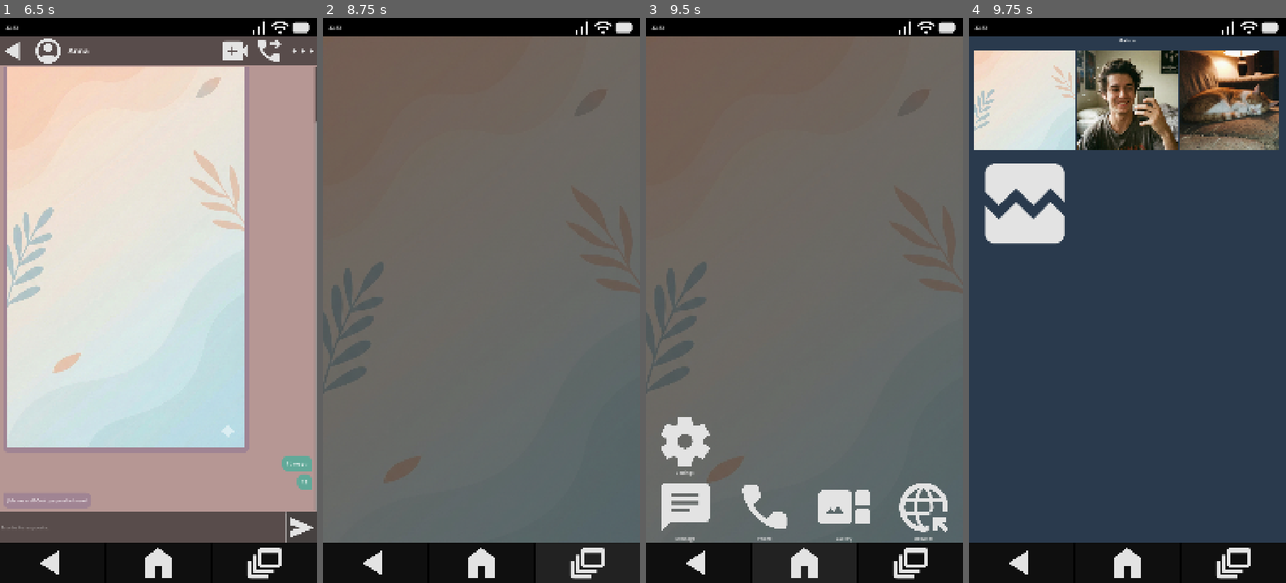
Above: before the commit, frames 1-4 (left to right).
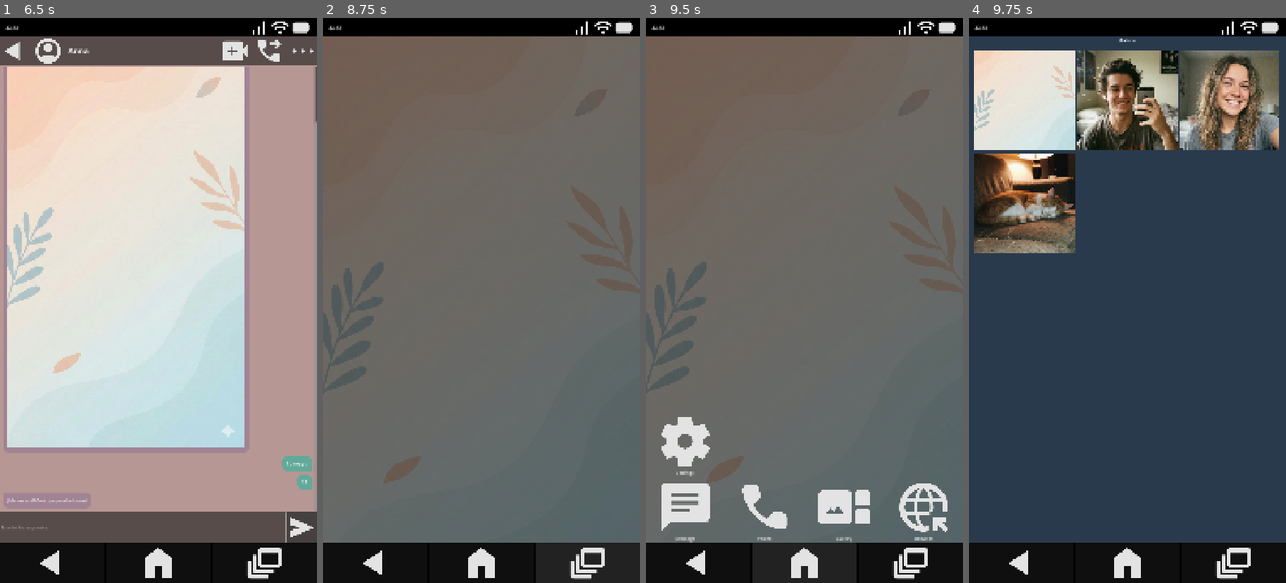
Above: after the commit, the same moments.

Repository: AlfredoCamarena/GD-Phone
Game: Godot game, scene res://_System/Main/main.tscn
Two runs of this game, one before a commit and one after it. Both use one fixed random seed, a clock stepped at 60 frames per second and the inputs below.
Inputs (mouse positions are in pixels of both pictures, inside the frame that each line leads up to):
- Up to frame 1 (6.5 s): click (53, 560) at 0.5 s; click "Message" at 1.25 s; click (158, 74) at 2 s; click (12, 85) at 2.75 s; click (12, 85) at 3.5 s; click "Sí, soy yo" at 4.25 s; click (142, 526) at 5.02 s; type "12" at 5.1 s; click (301, 526) at 5.75 s
- Up to frame 2 (8.75 s): click (481, 560) at 6.5 s; click "Phone" at 7.25 s; click (586, 560) at 8 s
- Up to frame 3 (9.5 s): click (804, 560) at 8.75 s
- Up to frame 4 (9.75 s): click "Gallery" at 9.5 s

Frames 1-3 are identical in both runs. In frame 4, 11% of the frame differs, in the area x 1-98%, y 5-42%.
Error in both runs: Cannot call method 'instantiate' on a null value. (res://_System/Main/main.gd:21)

Commit message:
Add PhotoData resource to hold image metadata

Diff:
--- a/Apps/2_Gallery/GalleryList/gallery_list.gd
+++ b/Apps/2_Gallery/GalleryList/gallery_list.gd
@@ -3,9 +3,9 @@
 
 const THUMBNAIL_SCENE = preload("uid://bco2f5tc6jwnu")
 
-signal requested_view_photo(photo: Texture2D)
+signal requested_view_photo(photo_data: PhotoData)
 
-@export var initial_photos: Array[Texture2D] = []
+@export var initial_photos: Array[PhotoData] = []
 
 @onready var margin_container: MarginContainer = %MarginContainer
 @onready var photo_grid: GridContainer = %PhotoGrid
@@ -18,13 +18,11 @@
 	var screen_width := get_parent_area_size().x
 	var margins_width :=  margin_container.get_theme_constant(&"margin_left") * 2
 	var grid_separation := photo_grid.get_theme_constant(&"h_separation") * (columns - 1)
-	var cell_size := (screen_width - margins_width - grid_separation) / columns
+	var cell_width := (screen_width - margins_width - grid_separation) / columns
 
-	for photo in initial_photos:
+	for photo_data in initial_photos:
 		var thumb := THUMBNAIL_SCENE.instantiate() as PhotoThumbnail
 		photo_grid.add_child(thumb)
-		thumb.setup(photo)
+		thumb.setup(photo_data, cell_width)
 		thumb.pressed.connect(func() -> void:
-			requested_view_photo.emit(photo))
-
-		thumb.custom_minimum_size = Vector2(cell_size, cell_size)
+			requested_view_photo.emit(photo_data))
--- a/Apps/2_Gallery/GalleryList/gallery_list.tscn
+++ b/Apps/2_Gallery/GalleryList/gallery_list.tscn
@@ -1,6 +1,10 @@
-[gd_scene load_steps=2 format=3 uid="uid://c5t7edwwhts5y"]
+[gd_scene load_steps=6 format=3 uid="uid://c5t7edwwhts5y"]
 
 [ext_resource type="Script" uid="uid://w5jld07cx73u" path="res://Apps/2_Gallery/GalleryList/gallery_list.gd" id="1_0i8yw"]
+[ext_resource type="Resource" uid="uid://vfatcsi11l20" path="res://Data/Photos/test1.tres" id="2_twqs2"]
+[ext_resource type="Resource" uid="uid://dioj5trsste0y" path="res://Data/Photos/test2.tres" id="3_btkhx"]
+[ext_resource type="Resource" uid="uid://ckqjw55clsorj" path="res://Data/Photos/test3.tres" id="4_v4ajs"]
+[ext_resource type="Resource" uid="uid://d31auvid6442d" path="res://Data/Photos/test4.tres" id="5_bem1s"]
 
 [node name="GalleryList" type="Control"]
 layout_mode = 3
@@ -10,6 +14,7 @@
 grow_horizontal = 2
 grow_vertical = 2
 script = ExtResource("1_0i8yw")
+initial_photos = Array[Object]([ExtResource("2_twqs2"), ExtResource("3_btkhx"), ExtResource("4_v4ajs"), ExtResource("5_bem1s")])
 
 [node name="Background" type="ColorRect" parent="."]
 layout_mode = 1
--- a/Apps/2_Gallery/PhotoThumbnail/photo_thumbnail.gd
+++ b/Apps/2_Gallery/PhotoThumbnail/photo_thumbnail.gd
@@ -1,5 +1,10 @@
 class_name PhotoThumbnail
 extends TextureButton
 
-func setup(photo: Texture2D) -> void:
-	texture_normal = photo
+var photo_data: PhotoData
+
+func setup(data: PhotoData, cell_width: float) -> void:
+	photo_data = data
+	texture_normal = data.image
+
+	custom_minimum_size = Vector2(cell_width, cell_width)
--- a/Apps/2_Gallery/PhotoViewer/photo_viewer.gd
+++ b/Apps/2_Gallery/PhotoViewer/photo_viewer.gd
@@ -3,6 +3,10 @@
 
 @onready var back_button: Button = %BackButton
 @onready var full_photo: TextureRect = %FullPhoto
+@onready var date_label: Label = %DateLabel
+@onready var time_label: Label = %TimeLabel
+@onready var location_label: Label = %LocationLabel
+@onready var time_location_separator: VSeparator = %TimeLocationSeparator
 
 signal requested_go_back
 
@@ -11,6 +15,13 @@
 		requested_go_back.emit())
 
 
-func setup(photo: Texture2D) -> void:
-	#TODO: Add animation
-	full_photo.texture = photo
+func setup(photo_data: PhotoData) -> void:
+	full_photo.texture = photo_data.image
+	date_label.text = photo_data.date
+	time_label.text = photo_data.time
+	location_label.text = photo_data.location
+
+	if time_label.text.is_empty() or location_label.text.is_empty():
+		time_location_separator.hide()
+	else:
+		time_location_separator.show()
--- a/Apps/2_Gallery/PhotoViewer/photo_viewer.tscn
+++ b/Apps/2_Gallery/PhotoViewer/photo_viewer.tscn
@@ -1,7 +1,11 @@
-[gd_scene load_steps=3 format=3 uid="uid://bydnmqg2wvxu6"]
+[gd_scene load_steps=4 format=3 uid="uid://bydnmqg2wvxu6"]
 
 [ext_resource type="Texture2D" uid="uid://ds7ic48ku3bl2" path="res://_Assets/NavBar128x128/nav_back.png" id="1_4nosk"]
 [ext_resource type="Script" uid="uid://dyo4phhdrrtd4" path="res://Apps/2_Gallery/PhotoViewer/photo_viewer.gd" id="1_pedar"]
+
+[sub_resource type="StyleBoxFlat" id="StyleBoxFlat_pedar"]
+border_width_left = 2
+border_color = Color(1, 1, 1, 1)
 
 [node name="PhotoViewer" type="Control"]
 layout_mode = 3
@@ -21,32 +25,71 @@
 grow_vertical = 2
 color = Color(0, 0, 0, 0.78431374)
 
-[node name="MainContainer" type="VBoxContainer" parent="."]
+[node name="MarginContainer" type="MarginContainer" parent="."]
 layout_mode = 1
 anchors_preset = 15
 anchor_right = 1.0
 anchor_bottom = 1.0
 grow_horizontal = 2
 grow_vertical = 2
+theme_override_constants/margin_left = 20
+theme_override_constants/margin_top = 20
+theme_override_constants/margin_right = 20
+theme_override_constants/margin_bottom = 20
 
-[node name="HeaderContainer" type="HBoxContainer" parent="MainContainer"]
+[node name="MainContainer" type="VBoxContainer" parent="MarginContainer"]
+layout_mode = 2
+
+[node name="HeaderContainer" type="HBoxContainer" parent="MarginContainer/MainContainer"]
 custom_minimum_size = Vector2(0, 96)
 layout_mode = 2
 
-[node name="BackButton" type="Button" parent="MainContainer/HeaderContainer"]
+[node name="BackButton" type="Button" parent="MarginContainer/MainContainer/HeaderContainer"]
 unique_name_in_owner = true
 custom_minimum_size = Vector2(96, 96)
 layout_mode = 2
 icon = ExtResource("1_4nosk")
+flat = true
 expand_icon = true
 
-[node name="FullPhoto" type="TextureRect" parent="MainContainer"]
+[node name="MetadataContainer" type="VBoxContainer" parent="MarginContainer/MainContainer/HeaderContainer"]
+layout_mode = 2
+size_flags_horizontal = 10
+size_flags_vertical = 4
+
+[node name="DateLabel" type="Label" parent="MarginContainer/MainContainer/HeaderContainer/MetadataContainer"]
+unique_name_in_owner = true
+layout_mode = 2
+theme_type_variation = &"HeaderLarge"
+horizontal_alignment = 2
+
+[node name="HBoxContainer" type="HBoxContainer" parent="MarginContainer/MainContainer/HeaderContainer/MetadataContainer"]
+layout_mode = 2
+size_flags_horizontal = 8
+
+[node name="TimeLabel" type="Label" parent="MarginContainer/MainContainer/HeaderContainer/MetadataContainer/HBoxContainer"]
+unique_name_in_owner = true
+layout_mode = 2
+theme_type_variation = &"HeaderLarge"
+
+[node name="TimeLocationSeparator" type="VSeparator" parent="MarginContainer/MainContainer/HeaderContainer/MetadataContainer/HBoxContainer"]
+unique_name_in_owner = true
+layout_mode = 2
+theme_override_constants/separation = 20
+theme_override_styles/separator = SubResource("StyleBoxFlat_pedar")
+
+[node name="LocationLabel" type="Label" parent="MarginContainer/MainContainer/HeaderContainer/MetadataContainer/HBoxContainer"]
+unique_name_in_owner = true
+layout_mode = 2
+theme_type_variation = &"HeaderLarge"
+
+[node name="FullPhoto" type="TextureRect" parent="MarginContainer/MainContainer"]
 unique_name_in_owner = true
 layout_mode = 2
 size_flags_vertical = 3
 expand_mode = 1
 stretch_mode = 5
 
-[node name="FooterContainer" type="HBoxContainer" parent="MainContainer"]
+[node name="FooterContainer" type="HBoxContainer" parent="MarginContainer/MainContainer"]
 custom_minimum_size = Vector2(0, 96)
 layout_mode = 2
--- a/Apps/2_Gallery/gallery_app.gd
+++ b/Apps/2_Gallery/gallery_app.gd
@@ -4,8 +4,8 @@
 @onready var photo_viewer: PhotoViewer = %PhotoViewer
 
 func _ready() -> void:
-	gallery_list.requested_view_photo.connect(func(photo: Texture2D) -> void:
-		photo_viewer.setup(photo)
+	gallery_list.requested_view_photo.connect(func(photo_data: PhotoData) -> void:
+		photo_viewer.setup(photo_data)
 		photo_viewer.show()
 		gallery_list.hide())
 
--- a/Apps/2_Gallery/gallery_app.tscn
+++ b/Apps/2_Gallery/gallery_app.tscn
@@ -1,12 +1,8 @@
-[gd_scene load_steps=8 format=3 uid="uid://cabx0s08jbd7k"]
+[gd_scene load_steps=4 format=3 uid="uid://cabx0s08jbd7k"]
 
 [ext_resource type="Script" uid="uid://drcunfsic6kfr" path="res://Apps/2_Gallery/gallery_app.gd" id="1_1wjtb"]
-[ext_resource type="Texture2D" uid="uid://1o7wvfa15rv8" path="res://Data/Images/_default_wallpaper.png" id="2_8wvl7"]
 [ext_resource type="PackedScene" uid="uid://c5t7edwwhts5y" path="res://Apps/2_Gallery/GalleryList/gallery_list.tscn" id="3_c40nt"]
-[ext_resource type="Texture2D" uid="uid://cvx60ej10urxv" path="res://_Assets/Avatars 256x256/contacts/contact1.png" id="4_0x47y"]
 [ext_resource type="PackedScene" uid="uid://bydnmqg2wvxu6" path="res://Apps/2_Gallery/PhotoViewer/photo_viewer.tscn" id="4_3n0y3"]
-[ext_resource type="Texture2D" uid="uid://bsulurq2g3kvm" path="res://_Assets/Avatars 256x256/contacts/contact4.png" id="5_lmqjx"]
-[ext_resource type="Texture2D" uid="uid://d04l38muxaspr" path="res://_Assets/Gallery 128x128/file_corrupt.png" id="6_k4l0r"]
 
 [node name="GalleryApp" type="Control"]
 layout_mode = 3
@@ -20,7 +16,6 @@
 [node name="GalleryList" parent="." instance=ExtResource("3_c40nt")]
 unique_name_in_owner = true
 layout_mode = 1
-initial_photos = Array[Texture2D]([ExtResource("2_8wvl7"), ExtResource("4_0x47y"), ExtResource("5_lmqjx"), ExtResource("6_k4l0r")])
 
 [node name="PhotoViewer" parent="." instance=ExtResource("4_3n0y3")]
 unique_name_in_owner = true
--- /dev/null
+++ b/Data/Photos/test1.tres
@@ -0,0 +1,11 @@
+[gd_resource type="Resource" script_class="PhotoData" load_steps=3 format=3 uid="uid://vfatcsi11l20"]
+
+[ext_resource type="Script" uid="uid://b3yv8vn8ydvqr" path="res://_System/Resources/PhotoData.gd" id="1_46xm1"]
+[ext_resource type="Texture2D" uid="uid://1o7wvfa15rv8" path="res://Data/Images/_default_wallpaper.png" id="1_fk2mv"]
+
+[resource]
+script = ExtResource("1_46xm1")
+image = ExtResource("1_fk2mv")
+time = ""
+location = ""
+metadata/_custom_type_script = "uid://b3yv8vn8ydvqr"
--- /dev/null
+++ b/Data/Photos/test2.tres
@@ -0,0 +1,13 @@
+[gd_resource type="Resource" script_class="PhotoData" load_steps=3 format=3 uid="uid://dioj5trsste0y"]
+
+[ext_resource type="Texture2D" uid="uid://cvx60ej10urxv" path="res://_Assets/Avatars 256x256/contacts/contact1.png" id="1_ukx5o"]
+[ext_resource type="Script" uid="uid://b3yv8vn8ydvqr" path="res://_System/Resources/PhotoData.gd" id="2_vnbxk"]
+
+[resource]
+script = ExtResource("2_vnbxk")
+filename = "IMG_002"
+image = ExtResource("1_ukx5o")
+date = "03-01-2026"
+time = "10:03"
+location = "Guadalajara, Jalisco"
+metadata/_custom_type_script = "uid://b3yv8vn8ydvqr"
--- /dev/null
+++ b/Data/Photos/test3.tres
@@ -0,0 +1,12 @@
+[gd_resource type="Resource" script_class="PhotoData" load_steps=3 format=3 uid="uid://ckqjw55clsorj"]
+
+[ext_resource type="Texture2D" uid="uid://ci66iqa3osxfo" path="res://_Assets/Avatars 256x256/contacts/contact2.png" id="1_exvkr"]
+[ext_resource type="Script" uid="uid://b3yv8vn8ydvqr" path="res://_System/Resources/PhotoData.gd" id="2_hyxgc"]
+
+[resource]
+script = ExtResource("2_hyxgc")
+filename = "IMG_003"
+image = ExtResource("1_exvkr")
+date = "02-01-2026"
+location = ""
+metadata/_custom_type_script = "uid://b3yv8vn8ydvqr"
--- /dev/null
+++ b/Data/Photos/test4.tres
@@ -0,0 +1,12 @@
+[gd_resource type="Resource" script_class="PhotoData" load_steps=3 format=3 uid="uid://d31auvid6442d"]
+
+[ext_resource type="Texture2D" uid="uid://bsulurq2g3kvm" path="res://_Assets/Avatars 256x256/contacts/contact4.png" id="1_sod0y"]
+[ext_resource type="Script" uid="uid://b3yv8vn8ydvqr" path="res://_System/Resources/PhotoData.gd" id="2_vwmuc"]
+
+[resource]
+script = ExtResource("2_vwmuc")
+filename = "IMG_004"
+image = ExtResource("1_sod0y")
+date = "01-01-2026"
+time = ""
+metadata/_custom_type_script = "uid://b3yv8vn8ydvqr"
--- /dev/null
+++ b/_System/Resources/PhotoData.gd
@@ -0,0 +1,10 @@
+class_name PhotoData
+extends Resource
+
+@export_group("File")
+@export var filename: String = "IMG_001"
+@export var image: Texture2D
+@export_group("Metadata")
+@export var date: String = "04-01-2026"
+@export var time: String = "14:03"
+@export var location: String = "México"
Not shown, added: _System/Resources/PhotoData.gd.uid
